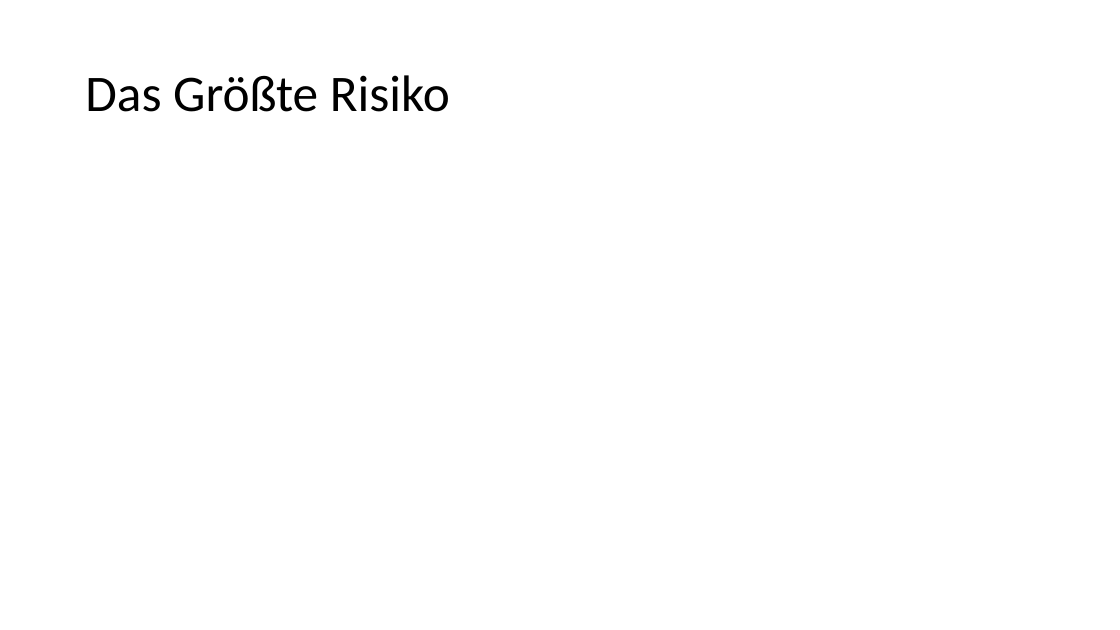
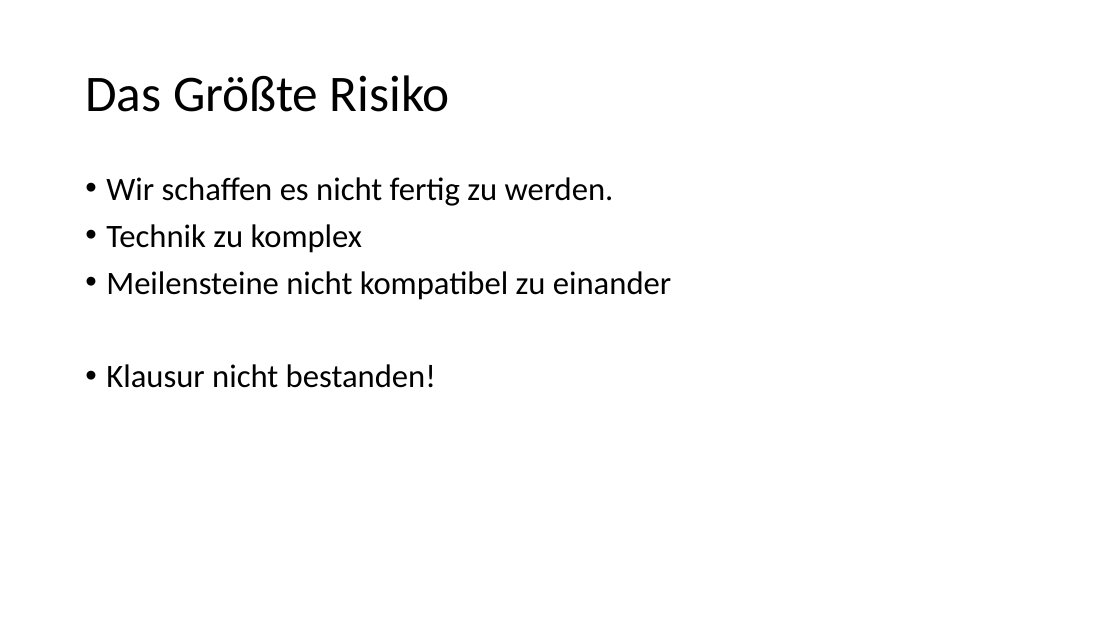
Before and after one commit to fdai3905/GDV2015, a slide deck: slide 10 of Planung/GDV- Das Projekt.pptx (slide 8 before the commit). Drawn at 1120x630 pixels with LibreOffice and Linux fonts; fonts in the diff are those of the drawing; background and template pictures are left out. Boxes give left, top, right and bottom in pixels: in the first picture for what was removed or moved away, otherwise in the second. Text is boxed around its words. In the diff, an @@ line names an element or a change of style, - is before the commit and + after.

Commit message:
Aktuellere Version Enthält nun Zeitplan, Meilensteine und Risiken

```diff
--- a/Planung/GDV- Das Projekt.pptx
+++ b/Planung/GDV- Das Projekt.pptx
@@ text added at <box>106,177,671,388</box>, 28 pt, text #000000 @@
+• Wir schaffen es nicht fertig zu werden.
+• Technik zu komplex
+• Meilensteine nicht kompatibel zu einander
+• Klausur nicht bestanden!
```
Also in this commit, not shown: 2 other slides changed, 4 slides added, 2 slides removed.
